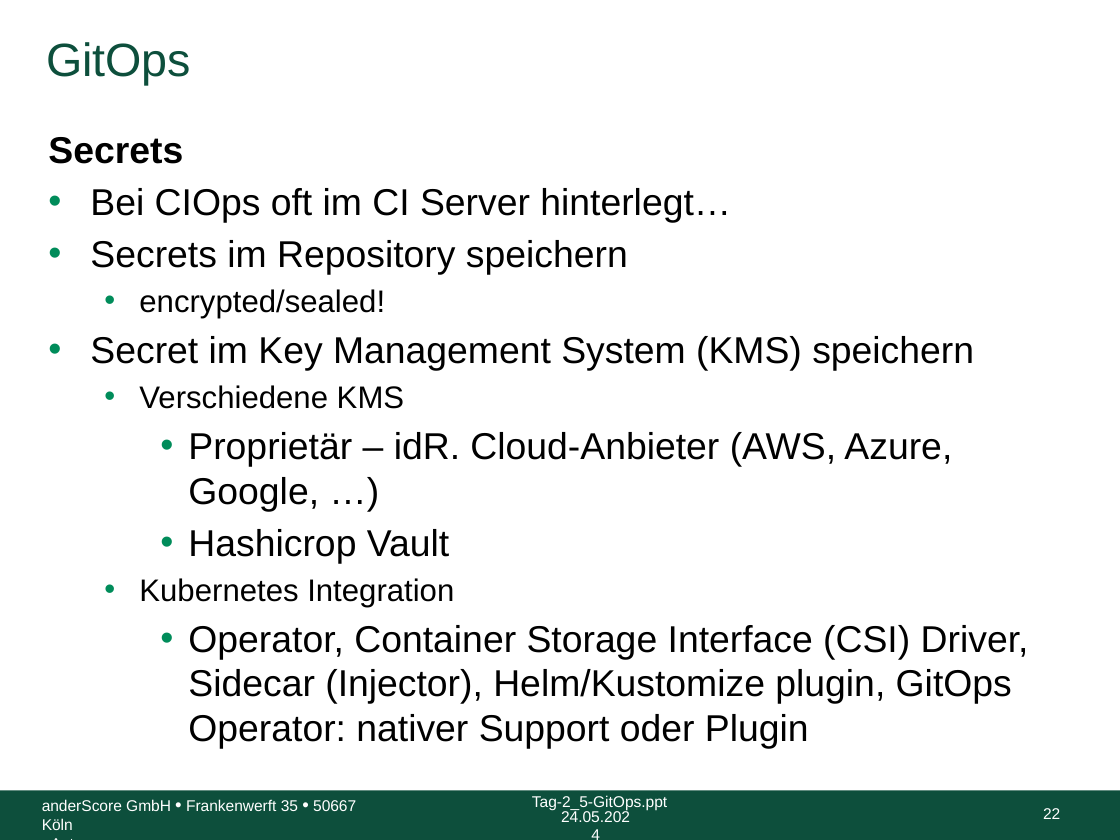
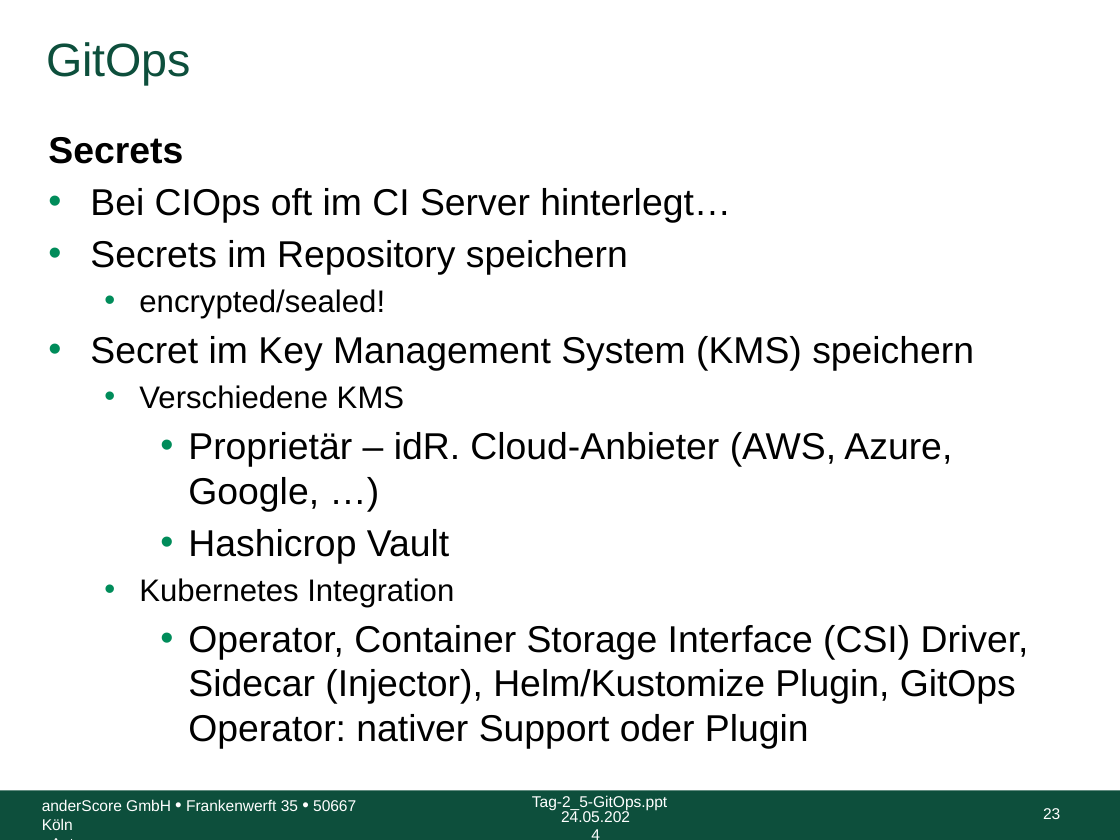
Before and after one commit to anderscore-gmbh/gitlab, a slide deck: slide 23 of slides/Tag-2_5-GitOps.pptx (slide 22 before the commit). Drawn at 1120x840 pixels with LibreOffice and Linux fonts; fonts in the diff are those of the drawing; background and template pictures are left out. Boxes give left, top, right and bottom in pixels: in the first picture for what was removed or moved away, otherwise in the second. Text is boxed around its words. In the diff, an @@ line names an element or a change of style, - is before the commit and + after.

```diff
--- a/slides/Tag-2_5-GitOps.pptx
+++ b/slides/Tag-2_5-GitOps.pptx
@@ text at (x1=188, y1=625, x2=1029, y2=749): text changed @@
-    • Operator, Container Storage Interface (CSI) Driver, Sidecar (Injector), Helm/Kustomize plugin, GitOps Operator: nativer Support oder Plugin
+    • Operator, Container Storage Interface (CSI) Driver, Sidecar (Injector), Helm/Kustomize Plugin, GitOps Operator: nativer Support oder Plugin
@@ page number at (x1=1043, y1=808, x2=1060, y2=819): text changed @@
-22
+23
```
Also in this commit, not shown: 5 other slides changed, 11 slides added, 1 slide removed, 3 other files.
